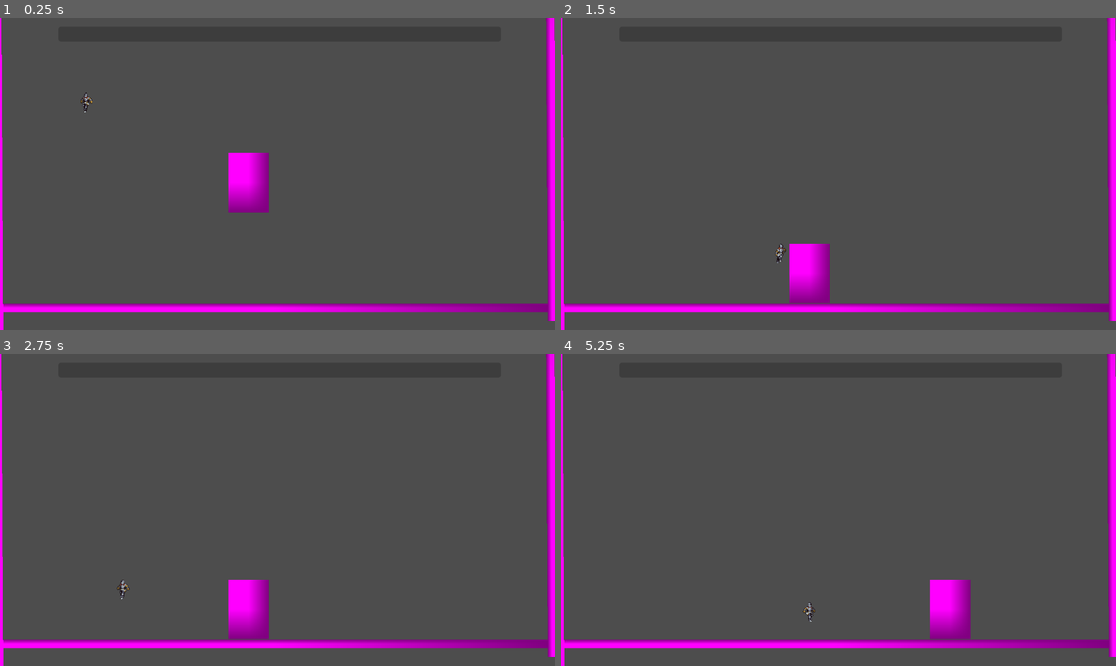
Above: before the commit, frames 1-4 (two rows, left to right).
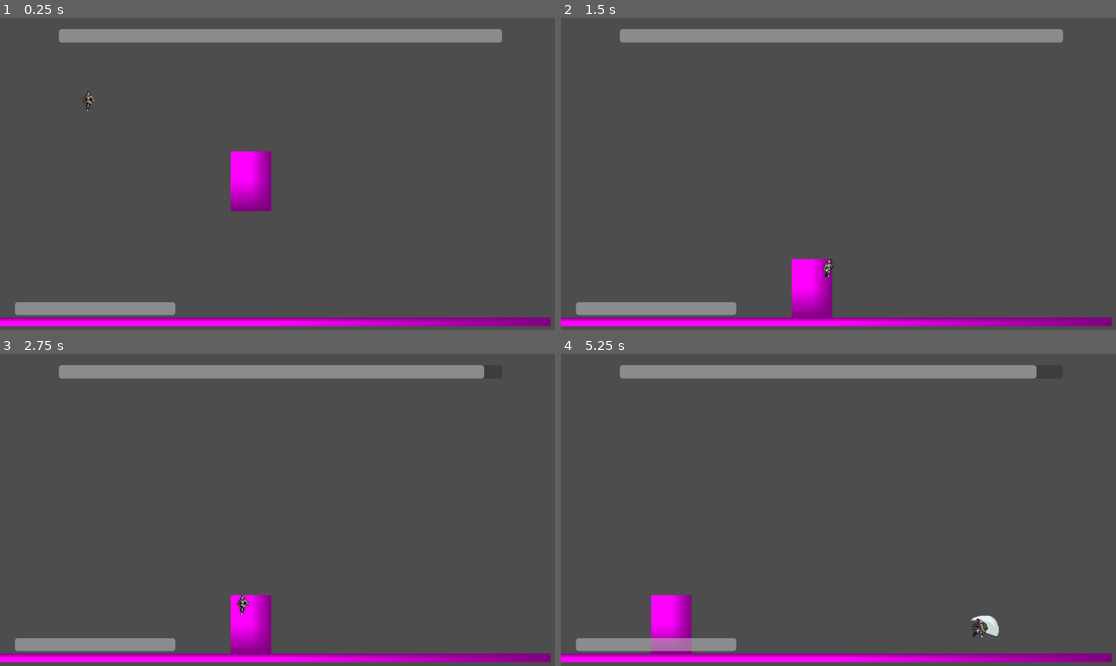
Above: after the commit, the same moments.

Repository: AnirvinyaKolli/SlimeSlayer-gamejam
Game: Godot game, scene res://testing/test_scene.tscn
The game is run twice, just before and just after one commit, with the same random seed, the same clock (stepped at 60 frames per second) and the same inputs.
Inputs (mouse positions are in pixels of both pictures, inside the frame that each line leads up to):
- Up to frame 1 (0.25 s): no input
- Up to frame 2 (1.5 s): move the mouse to (960, 158) at 0.52 s; hold D (RIGHT) from 0.53 s (still down); click (960, 158) at 0.6 s; tap W (JUMP) at 0.77, 0.8, 1.07, 1.35 s; move the mouse to (727, 189) at 1.27 s
- Up to frame 3 (2.75 s): tap W (JUMP) at 1.52, 1.82, 2.3 s; click (166, 525) at 1.55 s; move the mouse to (333, 441) at 2.02 s; release D (RIGHT) at 2.03 s; hold A (LEFT) from 2.03 s (still down); click (333, 441) at 2.1 s
- Up to frame 4 (5.25 s): move the mouse to (810, 572) at 2.77 s; release A (LEFT) at 2.78 s; hold D (RIGHT) 2.78-4.28 s; click (810, 572) at 2.85 s; tap W (JUMP) at 3.02, 3.32, 3.6, 3.77, 4.07, 4.52, 4.82 s; move the mouse to (1005, 556) at 3.52 s; move the mouse to (672, 463) at 4.27 s; hold A (LEFT) 4.28-5.03 s; click (672, 463) at 4.35 s; move the mouse to (866, 510) at 5.02 s; hold D (RIGHT) from 5.03 s (still down); click (866, 510) at 5.1 s

The runs differ from the first frame. In frame 1, 12% of the frame differs, in the area x 0-100%, y 0-100%; in frame 2, 12%; in frame 3, 12%; in frame 4, 14%.

Commit message:
more player stuff

Diff:
--- a/slimeslayer/boss_fight_section/boss/abusive_father.tscn
+++ b/slimeslayer/boss_fight_section/boss/abusive_father.tscn
@@ -14,6 +14,7 @@
 size = Vector2(84, 100.5)
 
 [node name="abusive_father" type="CharacterBody2D"]
+collision_layer = 4
 script = ExtResource("1_lcskn")
 
 [node name="Sprite2D" type="Sprite2D" parent="."]
@@ -31,7 +32,7 @@
 shape = SubResource("RectangleShape2D_oh0os")
 debug_color = Color(0.976573, 0, 0.410822, 0.42)
 
-[node name="hurt_box" type="Area2D" parent="."]
+[node name="hurt_box" type="Area2D" parent="." groups=["boss_hurt_box"]]
 
 [node name="CollisionShape2D" type="CollisionShape2D" parent="hurt_box"]
 position = Vector2(0, -2)
@@ -48,4 +49,5 @@
 [node name="wall_check_l" type="RayCast2D" parent="."]
 target_position = Vector2(102, 0)
 
+[connection signal="area_entered" from="hit_box" to="." method="_on_hit_box_area_entered"]
 [connection signal="timeout" from="hop_timer" to="." method="_on_hop_timer_timeout"]
--- a/slimeslayer/boss_fight_section/boss/boss_controller.gd
+++ b/slimeslayer/boss_fight_section/boss/boss_controller.gd
@@ -4,11 +4,10 @@
 @onready var wall_check_r: RayCast2D = $wall_check_r
 @onready var wall_check_l: RayCast2D = $wall_check_l
 
-var boss_bar = load("res://boss_fight_section/boss/boss_bar.tscn")
-
 const GRAVITY = 1500
 const HOP_HEIGHT = -700
 const HOP_DISTANCE = 500
+const DAMAGE = 50
 
 var player_dir = -1
 
@@ -16,12 +15,6 @@
 	wall_check_l.target_position = Vector2.LEFT * HOP_DISTANCE
 	wall_check_r.target_position = Vector2.RIGHT * HOP_DISTANCE
 
-	await get_tree().process_frame
-	add_boss_bar()
-
-func add_boss_bar():
-	if GameManager.ui_screen:
-		GameManager.ui_screen.add_child(boss_bar.instantiate())
 
 
 func _physics_process(delta: float) -> void:
@@ -64,3 +57,8 @@
 func _on_hop_timer_timeout() -> void:
 	if is_on_floor():
 		hop(get_direction())
+
+
+func _on_hit_box_area_entered(area: Area2D) -> void:
+	if area.is_in_group("player_hurt_box"):
+		PlayerCombatVars.take_damage(DAMAGE)
--- /dev/null
+++ b/slimeslayer/boss_fight_section/player/assets/health_bar.tscn
@@ -0,0 +1,13 @@
+[gd_scene format=3 uid="uid://celg0sjbpkmb1"]
+
+[node name="health_bar" type="ProgressBar"]
+anchors_preset = 15
+anchor_right = 1.0
+anchor_bottom = 1.0
+offset_left = 17.0
+offset_top = 600.0
+offset_right = -845.0
+offset_bottom = -13.0
+grow_horizontal = 2
+grow_vertical = 2
+show_percentage = false
--- a/slimeslayer/player/player.tscn
+++ b/slimeslayer/boss_fight_section/player/assets/player_sprites.tres
@@ -1,117 +1,150 @@
-[gd_scene load_steps=34 format=3 uid="uid://1m6lhadktmsw"]
-
-[ext_resource type="Script" uid="uid://dtbnplmwvna30" path="res://player/player_controller.gd" id="1_oul6g"]
-[ext_resource type="Texture2D" uid="uid://b2t3ym5j5mr0q" path="res://player/assets/_Fall.png" id="2_qjkh3"]
-[ext_resource type="Texture2D" uid="uid://cirop4lodk8et" path="res://player/assets/_Idle.png" id="3_g6k8r"]
-[ext_resource type="Texture2D" uid="uid://bqxno6xl10ata" path="res://player/assets/_Jump.png" id="4_boad6"]
-[ext_resource type="Texture2D" uid="uid://cijso6wlarbqk" path="res://player/assets/_Run.png" id="5_rgyib"]
+[gd_resource type="SpriteFrames" load_steps=36 format=3 uid="uid://dvff3e6kha4y1"]
+
+[ext_resource type="Texture2D" uid="uid://b2t3ym5j5mr0q" path="res://boss_fight_section/player/assets/_Fall.png" id="1_kaw7c"]
+[ext_resource type="Texture2D" uid="uid://dunejhkhpu06m" path="res://boss_fight_section/player/assets/_Attack.png" id="1_ktsys"]
+[ext_resource type="Texture2D" uid="uid://cirop4lodk8et" path="res://boss_fight_section/player/assets/_Idle.png" id="2_ktsys"]
+[ext_resource type="Texture2D" uid="uid://bqxno6xl10ata" path="res://boss_fight_section/player/assets/_Jump.png" id="3_vyxc1"]
+[ext_resource type="Texture2D" uid="uid://cijso6wlarbqk" path="res://boss_fight_section/player/assets/_Run.png" id="4_kr7q4"]
+
+[sub_resource type="AtlasTexture" id="AtlasTexture_vyxc1"]
+atlas = ExtResource("1_ktsys")
+region = Rect2(0, 0, 120, 80)
+
+[sub_resource type="AtlasTexture" id="AtlasTexture_kr7q4"]
+atlas = ExtResource("1_ktsys")
+region = Rect2(120, 0, 120, 80)
+
+[sub_resource type="AtlasTexture" id="AtlasTexture_1tc7u"]
+atlas = ExtResource("1_ktsys")
+region = Rect2(240, 0, 120, 80)
+
+[sub_resource type="AtlasTexture" id="AtlasTexture_qrmfk"]
+atlas = ExtResource("1_ktsys")
+region = Rect2(360, 0, 120, 80)
 
 [sub_resource type="AtlasTexture" id="AtlasTexture_hg6s5"]
-atlas = ExtResource("2_qjkh3")
+atlas = ExtResource("1_kaw7c")
 region = Rect2(0, 0, 120, 80)
 
 [sub_resource type="AtlasTexture" id="AtlasTexture_8t03j"]
-atlas = ExtResource("2_qjkh3")
+atlas = ExtResource("1_kaw7c")
 region = Rect2(120, 0, 120, 80)
 
 [sub_resource type="AtlasTexture" id="AtlasTexture_2ieo8"]
-atlas = ExtResource("2_qjkh3")
+atlas = ExtResource("1_kaw7c")
 region = Rect2(240, 0, 120, 80)
 
 [sub_resource type="AtlasTexture" id="AtlasTexture_ebec5"]
-atlas = ExtResource("3_g6k8r")
+atlas = ExtResource("2_ktsys")
 region = Rect2(0, 0, 120, 80)
 
 [sub_resource type="AtlasTexture" id="AtlasTexture_yllr7"]
-atlas = ExtResource("3_g6k8r")
+atlas = ExtResource("2_ktsys")
 region = Rect2(120, 0, 120, 80)
 
 [sub_resource type="AtlasTexture" id="AtlasTexture_kb6p2"]
-atlas = ExtResource("3_g6k8r")
+atlas = ExtResource("2_ktsys")
 region = Rect2(240, 0, 120, 80)
 
 [sub_resource type="AtlasTexture" id="AtlasTexture_wodsf"]
-atlas = ExtResource("3_g6k8r")
+atlas = ExtResource("2_ktsys")
 region = Rect2(360, 0, 120, 80)
 
 [sub_resource type="AtlasTexture" id="AtlasTexture_32hag"]
-atlas = ExtResource("3_g6k8r")
+atlas = ExtResource("2_ktsys")
 region = Rect2(480, 0, 120, 80)
 
 [sub_resource type="AtlasTexture" id="AtlasTexture_tqiix"]
-atlas = ExtResource("3_g6k8r")
+atlas = ExtResource("2_ktsys")
 region = Rect2(600, 0, 120, 80)
 
 [sub_resource type="AtlasTexture" id="AtlasTexture_e7oew"]
-atlas = ExtResource("3_g6k8r")
+atlas = ExtResource("2_ktsys")
 region = Rect2(720, 0, 120, 80)
 
 [sub_resource type="AtlasTexture" id="AtlasTexture_c35mf"]
-atlas = ExtResource("3_g6k8r")
+atlas = ExtResource("2_ktsys")
 region = Rect2(840, 0, 120, 80)
 
 [sub_resource type="AtlasTexture" id="AtlasTexture_65viv"]
-atlas = ExtResource("3_g6k8r")
+atlas = ExtResource("2_ktsys")
 region = Rect2(960, 0, 120, 80)
 
 [sub_resource type="AtlasTexture" id="AtlasTexture_x7c3f"]
-atlas = ExtResource("3_g6k8r")
+atlas = ExtResource("2_ktsys")
 region = Rect2(1080, 0, 120, 80)
 
 [sub_resource type="AtlasTexture" id="AtlasTexture_bjvpn"]
-atlas = ExtResource("4_boad6")
+atlas = ExtResource("3_vyxc1")
 region = Rect2(0, 0, 120, 80)
 
 [sub_resource type="AtlasTexture" id="AtlasTexture_s7qer"]
-atlas = ExtResource("4_boad6")
+atlas = ExtResource("3_vyxc1")
 region = Rect2(120, 0, 120, 80)
 
 [sub_resource type="AtlasTexture" id="AtlasTexture_g4c7l"]
-atlas = ExtResource("4_boad6")
+atlas = ExtResource("3_vyxc1")
 region = Rect2(240, 0, 120, 80)
 
 [sub_resource type="AtlasTexture" id="AtlasTexture_knn7v"]
-atlas = ExtResource("5_rgyib")
+atlas = ExtResource("4_kr7q4")
 region = Rect2(0, 0, 120, 80)
 
 [sub_resource type="AtlasTexture" id="AtlasTexture_7pqkx"]
-atlas = ExtResource("5_rgyib")
+atlas = ExtResource("4_kr7q4")
 region = Rect2(120, 0, 120, 80)
 
 [sub_resource type="AtlasTexture" id="AtlasTexture_uw77l"]
-atlas = ExtResource("5_rgyib")
+atlas = ExtResource("4_kr7q4")
 region = Rect2(240, 0, 120, 80)
 
 [sub_resource type="AtlasTexture" id="AtlasTexture_rptt4"]
-atlas = ExtResource("5_rgyib")
+atlas = ExtResource("4_kr7q4")
 region = Rect2(360, 0, 120, 80)
 
 [sub_resource type="AtlasTexture" id="AtlasTexture_r7pn3"]
-atlas = ExtResource("5_rgyib")
+atlas = ExtResource("4_kr7q4")
 region = Rect2(480, 0, 120, 80)
 
 [sub_resource type="AtlasTexture" id="AtlasTexture_b8hi5"]
-atlas = ExtResource("5_rgyib")
+atlas = ExtResource("4_kr7q4")
 region = Rect2(600, 0, 120, 80)
 
 [sub_resource type="AtlasTexture" id="AtlasTexture_2uvqg"]
-atlas = ExtResource("5_rgyib")
+atlas = ExtResource("4_kr7q4")
 region = Rect2(720, 0, 120, 80)
 
 [sub_resource type="AtlasTexture" id="AtlasTexture_1s1yo"]
-atlas = ExtResource("5_rgyib")
+atlas = ExtResource("4_kr7q4")
 region = Rect2(840, 0, 120, 80)
 
 [sub_resource type="AtlasTexture" id="AtlasTexture_5ejfk"]
-atlas = ExtResource("5_rgyib")
+atlas = ExtResource("4_kr7q4")
 region = Rect2(960, 0, 120, 80)
 
 [sub_resource type="AtlasTexture" id="AtlasTexture_jd2rm"]
-atlas = ExtResource("5_rgyib")
+atlas = ExtResource("4_kr7q4")
 region = Rect2(1080, 0, 120, 80)
 
-[sub_resource type="SpriteFrames" id="SpriteFrames_oul6g"]
+[resource]
 animations = [{
+"frames": [{
+"duration": 1.0,
+"texture": SubResource("AtlasTexture_vyxc1")
+}, {
+"duration": 1.0,
+"texture": SubResource("AtlasTexture_kr7q4")
+}, {
+"duration": 1.0,
+"texture": SubResource("AtlasTexture_1tc7u")
+}, {
+"duration": 1.0,
+"texture": SubResource("AtlasTexture_qrmfk")
+}],
+"loop": false,
+"name": &"attack",
+"speed": 10.0
+}, {
 "frames": [],
 "loop": true,
 "name": &"default",
@@ -215,20 +248,3 @@
 "name": &"run",
 "speed": 10.0
 }]
-
-[sub_resource type="CapsuleShape2D" id="CapsuleShape2D_oul6g"]
-radius = 11.0
-height = 40.0
-
-[node name="CharacterBody2D" type="CharacterBody2D"]
-script = ExtResource("1_oul6g")
-
-[node name="Sprite" type="AnimatedSprite2D" parent="."]
-texture_filter = 1
-position = Vector2(-3, -22)
-scale = Vector2(-0.879057, 1.05925)
-sprite_frames = SubResource("SpriteFrames_oul6g")
-animation = &"jump"
-
-[node name="CollisionShape2D" type="CollisionShape2D" parent="."]
-shape = SubResource("CapsuleShape2D_oul6g")
--- /dev/null
+++ b/slimeslayer/boss_fight_section/player/boss_fight_player.tscn
@@ -0,0 +1,47 @@
+[gd_scene load_steps=6 format=3 uid="uid://1m6lhadktmsw"]
+
+[ext_resource type="Script" uid="uid://dtbnplmwvna30" path="res://boss_fight_section/player/player_controller.gd" id="1_oul6g"]
+[ext_resource type="SpriteFrames" uid="uid://dvff3e6kha4y1" path="res://boss_fight_section/player/assets/player_sprites.tres" id="2_d7fyi"]
+
+[sub_resource type="CapsuleShape2D" id="CapsuleShape2D_oul6g"]
+radius = 11.0
+height = 40.0
+
+[sub_resource type="CapsuleShape2D" id="CapsuleShape2D_d7fyi"]
+height = 40.0
+
+[sub_resource type="CapsuleShape2D" id="CapsuleShape2D_76xa0"]
+radius = 33.0
+height = 66.0
+
+[node name="CharacterBody2D" type="CharacterBody2D"]
+collision_layer = 2
+script = ExtResource("1_oul6g")
+
+[node name="Sprite" type="AnimatedSprite2D" parent="."]
+texture_filter = 1
+position = Vector2(-3, -22)
+scale = Vector2(-0.879057, 1.05925)
+sprite_frames = ExtResource("2_d7fyi")
+animation = &"attack"
+
+[node name="CollisionShape2D" type="CollisionShape2D" parent="."]
+shape = SubResource("CapsuleShape2D_oul6g")
+
+[node name="attack_timer" type="Timer" parent="."]
+one_shot = true
+
+[node name="hurt_box" type="Area2D" parent="." groups=["player_hurt_box"]]
+
+[node name="CollisionShape2D" type="CollisionShape2D" parent="hurt_box"]
+shape = SubResource("CapsuleShape2D_d7fyi")
+debug_color = Color(0.350845, 0.619347, 3.85046e-07, 0.42)
+
+[node name="hit_box" type="Area2D" parent="."]
+
+[node name="CollisionShape2D" type="CollisionShape2D" parent="hit_box"]
+shape = SubResource("CapsuleShape2D_76xa0")
+debug_color = Color(0.954585, 2.79158e-06, 0.547659, 0.42)
+
+[connection signal="timeout" from="attack_timer" to="." method="_on_attack_timer_timeout"]
+[connection signal="area_entered" from="hit_box" to="." method="_on_hit_box_area_entered"]
--- /dev/null
+++ b/slimeslayer/boss_fight_section/player/player_combat_ui.tscn
@@ -0,0 +1,33 @@
+[gd_scene load_steps=4 format=3 uid="uid://dqq57dp8710l1"]
+
+[ext_resource type="Script" uid="uid://c1lol5h6h60qa" path="res://boss_fight_section/player/player_ui.gd" id="1_n215f"]
+[ext_resource type="PackedScene" uid="uid://c8131u7l80stk" path="res://boss_fight_section/boss/boss_bar.tscn" id="2_0mobv"]
+[ext_resource type="PackedScene" uid="uid://celg0sjbpkmb1" path="res://boss_fight_section/player/assets/health_bar.tscn" id="3_8spmb"]
+
+[node name="PlayerUI" type="Control"]
+layout_mode = 3
+anchors_preset = 15
+anchor_right = 1.0
+anchor_bottom = 1.0
+grow_horizontal = 2
+grow_vertical = 2
+script = ExtResource("1_n215f")
+
+[node name="bossbar" parent="." instance=ExtResource("2_0mobv")]
+layout_mode = 1
+offset_left = 124.0
+offset_top = 23.0
+offset_right = -108.0
+offset_bottom = -597.0
+
+[node name="health_bar" parent="." instance=ExtResource("3_8spmb")]
+layout_mode = 0
+anchors_preset = 0
+anchor_right = 0.0
+anchor_bottom = 0.0
+offset_left = 33.0
+offset_top = 590.0
+offset_right = 366.0
+offset_bottom = 617.0
+grow_horizontal = 1
+grow_vertical = 1
--- /dev/null
+++ b/slimeslayer/boss_fight_section/player/player_controller.gd
@@ -0,0 +1,93 @@
+extends CharacterBody2D
+
+const SPEED = 400.0
+const JUMP_VELOCITY = -400.0
+const GRAVITY = 1000.0
+const MAX_FALL_SPEED = 700.0
+
+enum AnimState { IDLE, RUN, JUMP, FALL, ATTACK }
+var anim_state = AnimState.IDLE
+var is_attacking = false
+var damage = 20
+
+@onready var hit_box: Area2D = $hit_box
+@onready var attack_timer: Timer = $attack_timer
+@onready var sprite: AnimatedSprite2D = $Sprite
+
+func _ready() -> void:
+	attack_timer.wait_time = sprite.sprite_frames.get_frame_count("attack") / sprite.sprite_frames.get_animation_speed("attack")
+
+
+func _physics_process(delta):
+	if not is_on_floor():
+		velocity.y += GRAVITY * delta
+		velocity.y = min(velocity.y, MAX_FALL_SPEED)
+	elif velocity.y > 0:
+		velocity.y = 0.0
+
+	if Input.is_action_just_pressed("ATTACK") and not is_attacking:
+		start_attack()
+
+	else:
+		var direction = Input.get_action_strength("RIGHT") - Input.get_action_strength("LEFT")
+		velocity.x = direction * SPEED
+
+		if Input.is_action_just_pressed("JUMP") and is_on_floor():
+			velocity.y = JUMP_VELOCITY
+
+		if direction != 0:
+			sprite.flip_h = direction > 0
+
+		update_anim_state(velocity, direction)
+
+	self.velocity = velocity
+	move_and_slide()
+
+func start_attack():
+	is_attacking = true
+	attack_timer.start()
+	hit_box.monitoring = true
+	hit_box.set_collision_layer_value(1, true)
+	change_anim_state(AnimState.ATTACK)
+
+func update_anim_state(velocity: Vector2, direction: float) -> void:
+	if anim_state != AnimState.ATTACK:
+		if not is_on_floor():
+			if velocity.y < 0:
+				change_anim_state(AnimState.JUMP)
+			else:
+				change_anim_state(AnimState.FALL)
+		elif direction != 0:
+			change_anim_state(AnimState.RUN)
+		else:
+			change_anim_state(AnimState.IDLE)
+
+func change_anim_state(new_state: int) -> void:
+	if anim_state == new_state:
+		return
+
+	anim_state = new_state
+
+	match anim_state:
+		AnimState.IDLE:
+			sprite.play("idle")
+		AnimState.RUN:
+			sprite.play("run")
+		AnimState.JUMP:
+			sprite.play("jump")
+		AnimState.FALL:
+			sprite.play("fall")
+		AnimState.ATTACK:
+			sprite.play("attack")
+
+
+func _on_attack_timer_timeout() -> void:
+	is_attacking = false
+	hit_box.monitoring = false
+	hit_box.set_collision_layer_value(1, false)
+	change_anim_state(AnimState.IDLE)
+
+
+func _on_hit_box_area_entered(area: Area2D) -> void:
+	if area.is_in_group("boss_hurt_box"):
+		BossVars.take_damage(damage)
--- /dev/null
+++ b/slimeslayer/boss_fight_section/player/player_ui.gd
@@ -0,0 +1,12 @@
+extends Control
+@onready var bossbar: ProgressBar = $bossbar
+@onready var health_bar: ProgressBar = $health_bar
+
+func _ready() -> void:
+	bossbar.max_value = BossVars.MAX_HEALTH
+	bossbar.value = BossVars.current_health
+	health_bar.max_value = PlayerCombatVars.MAX_HEALTH
+	health_bar.value = PlayerCombatVars.current_health
+func _process(delta: float) -> void:
+	bossbar.value = BossVars.current_health
+	health_bar.value = PlayerCombatVars.current_health
--- a/slimeslayer/globals/GameManager.gd
+++ b/slimeslayer/globals/GameManager.gd
@@ -1,6 +1 @@
 extends Node
-
-var ui_screen
-
-func define_ui_screen(scene_instance):
-	ui_screen = scene_instance
--- a/slimeslayer/globals/PlayerVars.gd
+++ /dev/null
@@ -1,6 +0,0 @@
-extends Node
-const MAX_HEALTH = 200
-var current_player_health = MAX_HEALTH
-
-func take_damage(dmg):
-	current_player_health -= dmg
--- /dev/null
+++ b/slimeslayer/globals/boss_fight/BossVars.gd
@@ -0,0 +1,28 @@
+extends Node
+
+const MAX_HEALTH = 1000
+var current_health = MAX_HEALTH
+var is_invulnerable = false
+var damage_cooldown = 0.3
+
+
+@onready var invuln_timer := Timer.new()
+
+func _ready():
+	invuln_timer.one_shot = true
+	invuln_timer.wait_time = damage_cooldown
+	invuln_timer.timeout.connect(_on_invuln_timer_timeout)
+	add_child(invuln_timer)
+
+func take_damage(dmg: int) -> void:
+	if is_invulnerable:
+		return  # ignore damage
+	current_health -= dmg
+	start_invulnerability()
+
+func start_invulnerability() -> void:
+	is_invulnerable = true
+	invuln_timer.start()
+
+func _on_invuln_timer_timeout() -> void:
+	is_invulnerable = false
--- /dev/null
+++ b/slimeslayer/globals/boss_fight/PlayerCombatVars.gd
@@ -0,0 +1,28 @@
+extends Node
+
+const MAX_HEALTH = 200
+var current_health = MAX_HEALTH
+var is_invulnerable = false
+var damage_cooldown = 0.3
+
+
+@onready var invuln_timer := Timer.new()
+
+func _ready():
+	invuln_timer.one_shot = true
+	invuln_timer.wait_time = damage_cooldown
+	invuln_timer.timeout.connect(_on_invuln_timer_timeout)
+	add_child(invuln_timer)
+
+func take_damage(dmg: int) -> void:
+	if is_invulnerable:
+		return  # ignore damage
+	current_health -= dmg
+	start_invulnerability()
+
+func start_invulnerability() -> void:
+	is_invulnerable = true
+	invuln_timer.start()
+
+func _on_invuln_timer_timeout() -> void:
+	is_invulnerable = false
--- a/slimeslayer/player/player_controller.gd
+++ /dev/null
@@ -1,62 +0,0 @@
-extends CharacterBody2D
-
-# Movement constants
-const SPEED = 300.0
-const JUMP_VELOCITY = -400.0
-const GRAVITY = 1000.0
-const MAX_FALL_SPEED = 700.0
-
-enum AnimState { IDLE, RUN, JUMP, FALL }
-var anim_state = AnimState.IDLE
-
-@onready var sprite: AnimatedSprite2D = $Sprite
-
-func _physics_process(delta):
-	var velocity = self.velocity
-
-	if not is_on_floor():
-		velocity.y += GRAVITY * delta
-		velocity.y = min(velocity.y, MAX_FALL_SPEED)
-	else:
-		velocity.y = 0.0
-
-	var direction = Input.get_action_strength("RIGHT") - Input.get_action_strength("LEFT")
-	velocity.x = direction * SPEED
-
-	if Input.is_action_just_pressed("JUMP") and is_on_floor():
-		velocity.y = JUMP_VELOCITY
-
-	self.velocity = velocity
-	move_and_slide()
-
-	if direction != 0:
-		sprite.flip_h = direction > 0
-
-	update_anim_state(velocity, direction)
-
-func update_anim_state(velocity: Vector2, direction: float) -> void:
-	if not is_on_floor():
-		if velocity.y < 0:
-			change_anim_state(AnimState.JUMP)
-		else:
-			change_anim_state(AnimState.FALL)
-	elif direction != 0:
-		change_anim_state(AnimState.RUN)
-	else:
-		change_anim_state(AnimState.IDLE)
-
-func change_anim_state(new_state: int) -> void:
-	if anim_state == new_state:
-		return
-
-	anim_state = new_state
-
-	match anim_state:
-		AnimState.IDLE:
-			sprite.play("idle")
-		AnimState.RUN:
-			sprite.play("run")
-		AnimState.JUMP:
-			sprite.play("jump")
-		AnimState.FALL:
-			sprite.play("fall")
--- a/slimeslayer/project.godot
+++ b/slimeslayer/project.godot
@@ -18,11 +18,17 @@
 [autoload]
 
 GameManager="*res://globals/GameManager.gd"
-PlayerVars="*res://globals/PlayerVars.gd"
+BossVars="*res://globals/boss_fight/BossVars.gd"
+PlayerCombatVars="*res://globals/boss_fight/PlayerCombatVars.gd"
 
 [display]
 
 window/vsync/vsync_mode=0
+
+[global_group]
+
+player_hurt_box=""
+boss_hurt_box=""
 
 [input]
 
@@ -46,3 +52,8 @@
 "events": [Object(InputEventKey,"resource_local_to_scene":false,"resource_name":"","device":-1,"window_id":0,"alt_press …(192 unchanged characters)…
 ]
 }
+ATTACK={
+"deadzone": 0.2,
+"events": [Object(InputEventMouseButton,"resource_local_to_scene":false,"resource_name":"","device":-1,"window_id":0,"alt_pressed":false,"shift_pressed":false,"ctrl_pressed":false,"meta_pressed":false,"button_mask":1,"position":Vector2(165, 14),"global_position":Vector2(174, 62),"factor":1.0,"button_index":1,"canceled":false,"pressed":true,"double_click":false,"script":null)
+]
+}
--- a/slimeslayer/testing/camera_2d.gd
+++ /dev/null
@@ -1 +0,0 @@
-extends Camera2D
--- a/slimeslayer/testing/camera_2d.tscn
+++ /dev/null
@@ -1,16 +0,0 @@
-[gd_scene load_steps=3 format=3 uid="uid://eb6j5fnhpwct"]
-
-[ext_resource type="Script" uid="uid://dknw6err7j2bj" path="res://testing/camera_2d.gd" id="1_n0rl5"]
-[ext_resource type="Script" uid="uid://crjl0bdphqu7b" path="res://testing/control.gd" id="2_qx2qm"]
-
-[node name="Camera2D" type="Camera2D"]
-script = ExtResource("1_n0rl5")
-
-[node name="Control" type="Control" parent="."]
-layout_mode = 3
-anchors_preset = 0
-offset_left = -576.0
-offset_top = -327.0
-offset_right = 575.0
-offset_bottom = 324.0
-script = ExtResource("2_qx2qm")
--- a/slimeslayer/testing/control.gd
+++ /dev/null
@@ -1,5 +0,0 @@
-extends Control
-
-
-func _ready() -> void:
-	GameManager.define_ui_screen(self)
--- a/slimeslayer/testing/test_scene.tscn
+++ b/slimeslayer/testing/test_scene.tscn
@@ -2,8 +2,8 @@
 
 [ext_resource type="PackedScene" uid="uid://2f5e016s35bm" path="res://boss_fight_section/boss/abusive_father.tscn" id="1_gfo2m"]
 [ext_resource type="Script" uid="uid://gbnm36v7qtxb" path="res://testing/test_scene.gd" id="1_qd2h8"]
-[ext_resource type="PackedScene" uid="uid://eb6j5fnhpwct" path="res://testing/camera_2d.tscn" id="3_xraay"]
-[ext_resource type="PackedScene" uid="uid://1m6lhadktmsw" path="res://player/player.tscn" id="4_q3vq8"]
+[ext_resource type="PackedScene" uid="uid://dqq57dp8710l1" path="res://boss_fight_section/player/player_combat_ui.tscn" id="4_7dpxd"]
+[ext_resource type="PackedScene" uid="uid://1m6lhadktmsw" path="res://boss_fight_section/player/boss_fight_player.tscn" id="4_q3vq8"]
 
 [sub_resource type="PlaceholderTexture2D" id="PlaceholderTexture2D_rc4ay"]
 
@@ -14,47 +14,31 @@
 script = ExtResource("1_qd2h8")
 
 [node name="StaticBody2D" type="StaticBody2D" parent="."]
+position = Vector2(573, 630)
 
 [node name="Sprite2D" type="Sprite2D" parent="StaticBody2D"]
-position = Vector2(575, 599)
+position = Vector2(-1, 1)
 scale = Vector2(1146.05, -17.7655)
 texture = SubResource("PlaceholderTexture2D_rc4ay")
 
 [node name="CollisionShape2D" type="CollisionShape2D" parent="StaticBody2D"]
-position = Vector2(574, 599)
-shape = SubResource("RectangleShape2D_gfo2m")
-
-[node name="StaticBody2D2" type="StaticBody2D" parent="."]
-position = Vector2(554, 631)
-rotation = -1.57658
-
-[node name="Sprite2D" type="Sprite2D" parent="StaticBody2D2"]
-position = Vector2(575, 599)
-scale = Vector2(1146.05, -17.7655)
-texture = SubResource("PlaceholderTexture2D_rc4ay")
-
-[node name="CollisionShape2D" type="CollisionShape2D" parent="StaticBody2D2"]
-position = Vector2(574, 599)
-shape = SubResource("RectangleShape2D_gfo2m")
-
-[node name="StaticBody2D3" type="StaticBody2D" parent="."]
-position = Vector2(-594, 659)
-rotation = -1.57658
-
-[node name="Sprite2D" type="Sprite2D" parent="StaticBody2D3"]
-position = Vector2(575, 599)
-scale = Vector2(1146.05, -17.7655)
-texture = SubResource("PlaceholderTexture2D_rc4ay")
-
-[node name="CollisionShape2D" type="CollisionShape2D" parent="StaticBody2D3"]
-position = Vector2(574, 599)
+position = Vector2(-1, 4)
 shape = SubResource("RectangleShape2D_gfo2m")
 
 [node name="abusive_father" parent="." instance=ExtResource("1_gfo2m")]
 position = Vector2(523, 289)
 
-[node name="Camera2D" parent="." instance=ExtResource("3_xraay")]
-position = Vector2(583, 321)
-
 [node name="CharacterBody2D" parent="." instance=ExtResource("4_q3vq8")]
 position = Vector2(184, 139)
+
+[node name="Camera2D" type="Camera2D" parent="."]
+position = Vector2(578, 324)
+
+[node name="PlayerUI" parent="Camera2D" instance=ExtResource("4_7dpxd")]
+anchors_preset = 9
+anchor_right = 0.0
+offset_left = -578.0
+offset_top = -324.0
+offset_right = 574.0
+offset_bottom = 324.0
+grow_horizontal = 1
Binary file added: slimeslayer/boss_fight_section/player/assets/_Attack.png
Not shown, changed: slimeslayer/boss_fight_section/player/assets/_Attack.png.import
Renamed: slimeslayer/player/assets/_Fall.png -> slimeslayer/boss_fight_section/player/assets/_Fall.png
Not shown, changed: slimeslayer/boss_fight_section/player/assets/_Fall.png.import
Renamed: slimeslayer/player/assets/_Idle.png -> slimeslayer/boss_fight_section/player/assets/_Idle.png
Not shown, changed: slimeslayer/boss_fight_section/player/assets/_Idle.png.import
Renamed: slimeslayer/player/assets/_Jump.png -> slimeslayer/boss_fight_section/player/assets/_Jump.png
Not shown, changed: slimeslayer/boss_fight_section/player/assets/_Jump.png.import
Renamed: slimeslayer/player/assets/_Run.png -> slimeslayer/boss_fight_section/player/assets/_Run.png
Not shown, added: slimeslayer/boss_fight_section/player/assets/_Run.png.import
Renamed: slimeslayer/player/player_controller.gd.uid -> slimeslayer/boss_fight_section/player/player_controller.gd.uid
Not shown, added: slimeslayer/boss_fight_section/player/player_ui.gd.uid
(and 4 more such lines)
